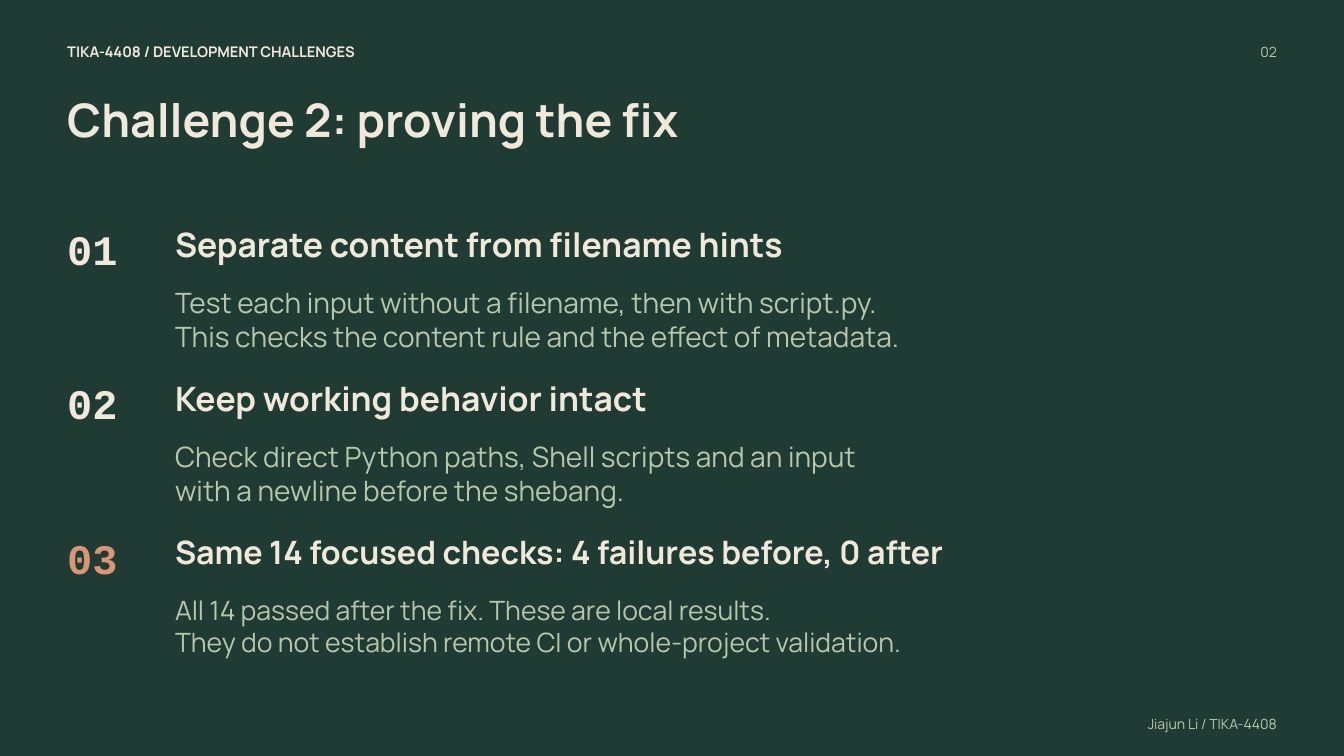
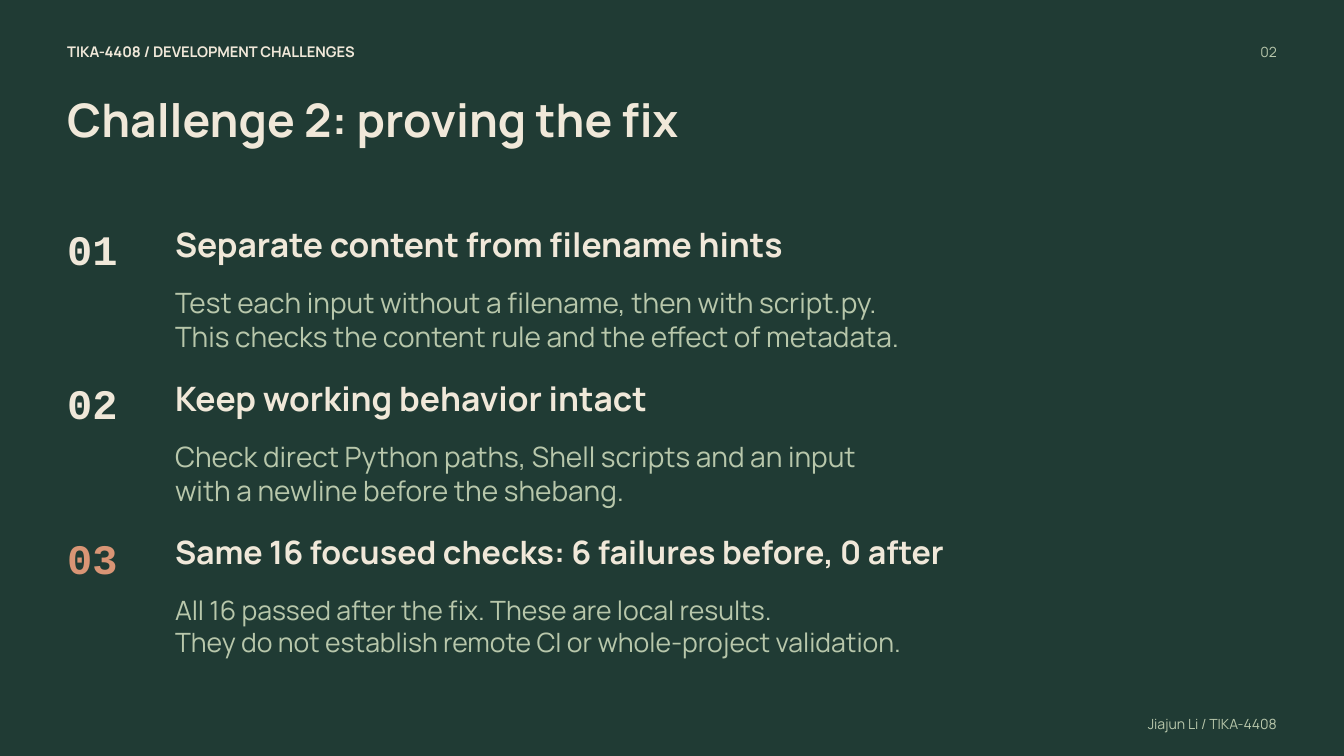
Before and after one commit to u8026876/comp2120-gyg-a5, a slide deck: slide 2 of presentation/Jiajun-TIKA-4408-section.pptx. Drawn at 1344x756 pixels with LibreOffice and Linux fonts; fonts in the diff are those of the drawing. Boxes give left, top, right and bottom in pixels: in the first picture for what was removed or moved away, otherwise in the second. Text is boxed around its words. In the diff, an @@ line names an element or a change of style, - is before the commit and + after.

```diff
--- a/presentation/Jiajun-TIKA-4408-section.pptx
+++ b/presentation/Jiajun-TIKA-4408-section.pptx
@@ text at (175,540,944,568): text changed @@
-Same 14 focused checks: 4 failures before, 0 after
+Same 16 focused checks: 6 failures before, 0 after
@@ text at (175,600,772,627): text changed @@
-All 14 passed after the fix. These are local results.
+All 16 passed after the fix. These are local results.
```
Also in this commit, not shown: 1 other slide changed, 1 other file.
